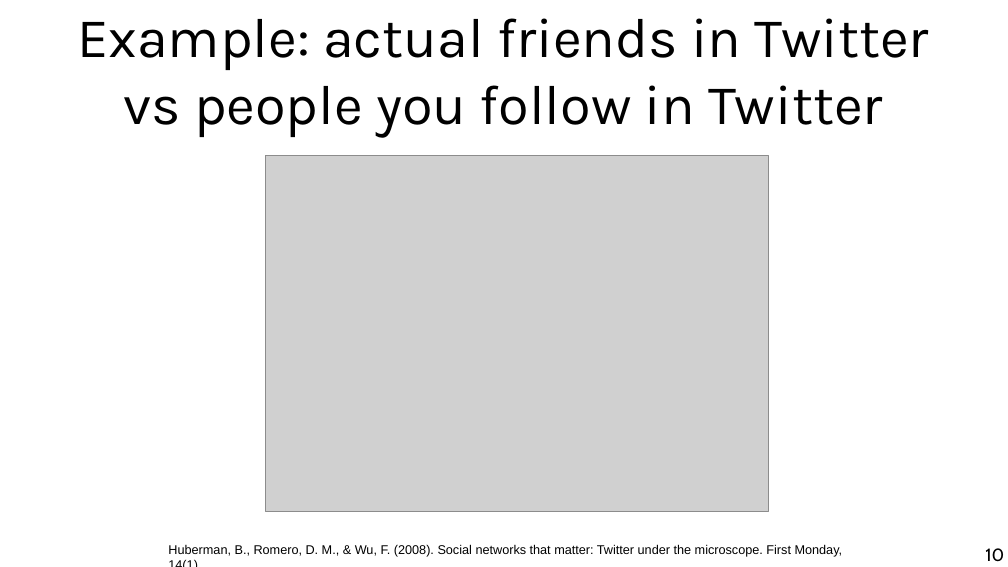
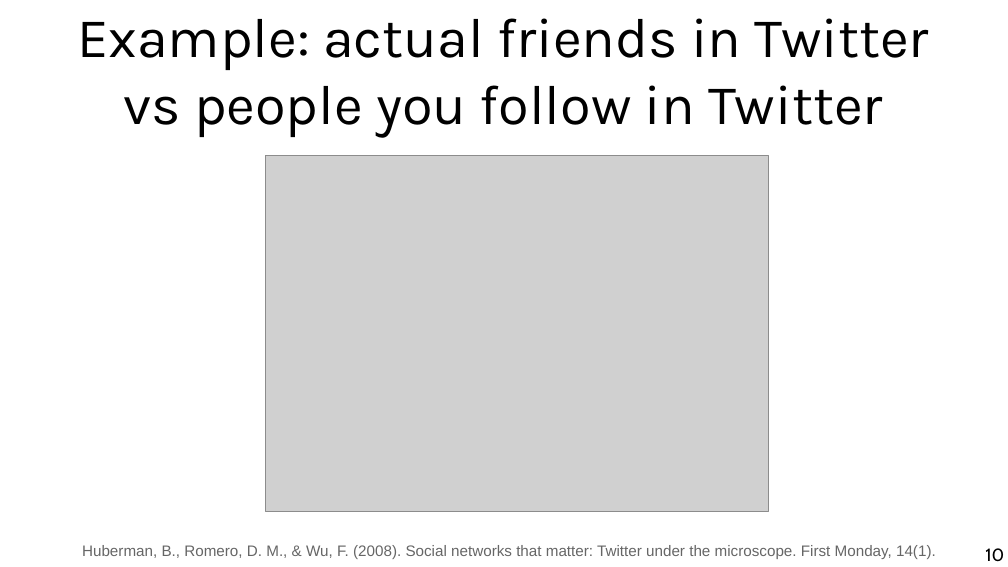
Before and after one commit to chatox/networks-science-course, a slide deck: slide 10 of theory/odp/tt04-connectivity.odp. Drawn at 1008x567 pixels with LibreOffice and Linux fonts; fonts in the diff are those of the drawing; grey boxes stand for pictures. Boxes give left, top, right and bottom in pixels: in the first picture for what was removed or moved away, otherwise in the second. Text is boxed around its words. In the diff, an @@ line names an element or a change of style, - is before the commit and + after.

```diff
--- a/theory/odp/tt04-connectivity.odp
+++ b/theory/odp/tt04-connectivity.odp
@@ text "Huberman, B., Romero, D. M., ...": place and size @@
-text "Huberman, B., Romero, D. M., ..." at [168,544,843,557]
+text "Huberman, B., Romero, D. M., ..." at [82,545,936,559]
@@ text "Huberman, B., Romero, D. M., ..." at [82,545,936,559]: size 10 to 12 pt, text colour #000000 to #666666 @@
```
Also in this commit, not shown: 4 other slides changed, 5 other files.
